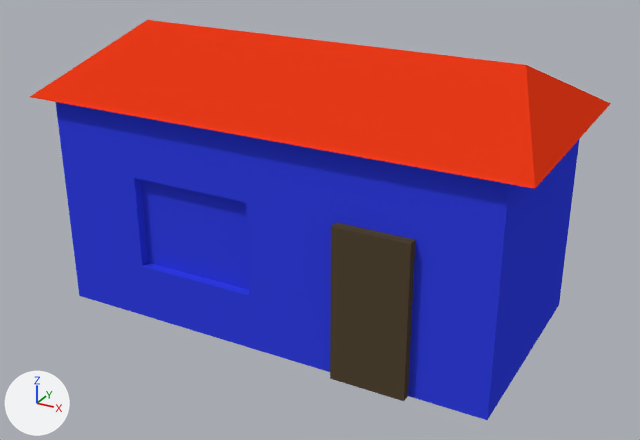
The Blender file Assets/Models/house.blend as it was, and as the next commit left it.
Both versions are drawn from a 50 mm lens placed at (0.442, -0.796, 0.501), pointed at (0.012, -0.014, 0.11). The axes (+X, +Y, +Z) are drawn at lower left. The lights are the same throughout.
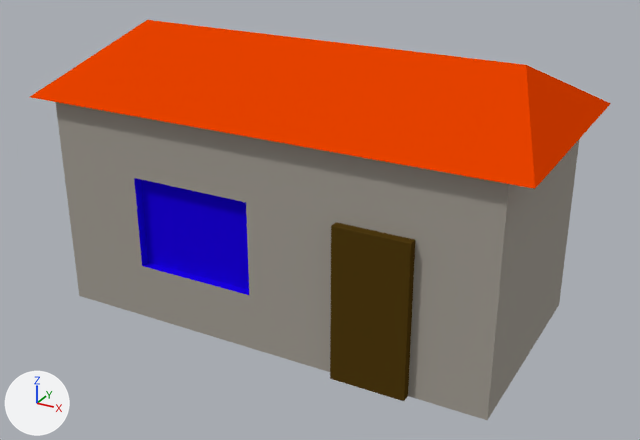
Where the change shows, as pixel boxes [x1, y1, x2, y2] in the pictures (640 x 440 px):
```json
{"part": 1, "of": "me_cube_008", "change": "recoloured", "before": [330, 222, 415, 401], "after": [330, 222, 415, 401]}
{"part": 2, "of": "me_cube_008", "change": "recoloured", "before": [487, 140, 579, 420], "after": [487, 140, 579, 420], "on screen": "blue to grey"}
{"part": 3, "of": "me_cube_008", "change": "recoloured", "before": [56, 102, 509, 420], "after": [56, 102, 509, 420], "on screen": "blue to grey"}
{"part": 4, "of": "me_cube_008", "change": "recoloured", "before": [134, 178, 249, 295], "after": [134, 178, 249, 295]}
{"part": 5, "of": "me_cube_008", "change": "recoloured", "before": [30, 20, 611, 189], "after": [30, 20, 611, 189], "on screen": "red to orange"}
```

The change, as JSON lines over the scene's bpy script:
```json
{"op": "add", "block": "mat_roof", "code": ["mat_roof = diffuse_material('Roof')", "mat_roof.base_color = (0.8, 0.0549, 0.0)  # orange #e74200"]}
{"op": "add", "block": "mat_window", "code": ["mat_window = diffuse_material('Window')", "mat_window.base_color = (0.0125, 0.0, 0.8)  # blue #1d00e7"]}
{"op": "add", "block": "mat_house", "code": ["mat_house = diffuse_material('House')", "mat_house.base_color = (0.378, 0.352, 0.308)  # grey #a5a097"]}
{"op": "add", "block": "mat_door", "code": ["mat_door = diffuse_material('Door')", "mat_door.base_color = (0.0835, 0.0464, 0.00651)  # brown #523d13"]}
{"block": "me_cube_008", "where": "me_cube_008.from_pydata(...)  # 76 vertices, 69 faces; spans x -1.1..1.1, y -0.55..0.55, z 0.0..1.22"}
{"block": "me_cube_008", "where": "# used by ob_cube; location = (0.0, 0.0, 0.0); scale = (0.25, 0.25, 0.25)"}
{"block": "me_cube_008", "change": "me_cube_008 part 1: all 7 faces that had it switch from mat_material_001 (brown #564937) to mat_door (brown #523d13)"}
{"block": "me_cube_008", "change": "me_cube_008 part 2: all 21 faces centred in x -1.0..1.0, y 0.0..0.5, z 0.13..0.81 switch from mat_material (blue #3441e7) to mat_house (grey #a5a097)"}
{"block": "me_cube_008", "change": "me_cube_008 part 3: all 12 faces centred in x -0.8..0.84, y -0.5, z 0.13..0.81 switch from mat_material (blue #3441e7) to mat_house (grey #a5a097)"}
{"block": "me_cube_008", "change": "me_cube_008 part 4: all 5 faces centred in x -0.6..-0.04, y -0.48..-0.46, z 0.25..0.67 switch from mat_material (blue #3441e7) to mat_window (blue #1d00e7)"}
{"block": "me_cube_008", "change": "me_cube_008 part 5: all 12 faces that had it switch from mat_material_002 (red #e73919) to mat_roof (orange #e74200)"}
```
